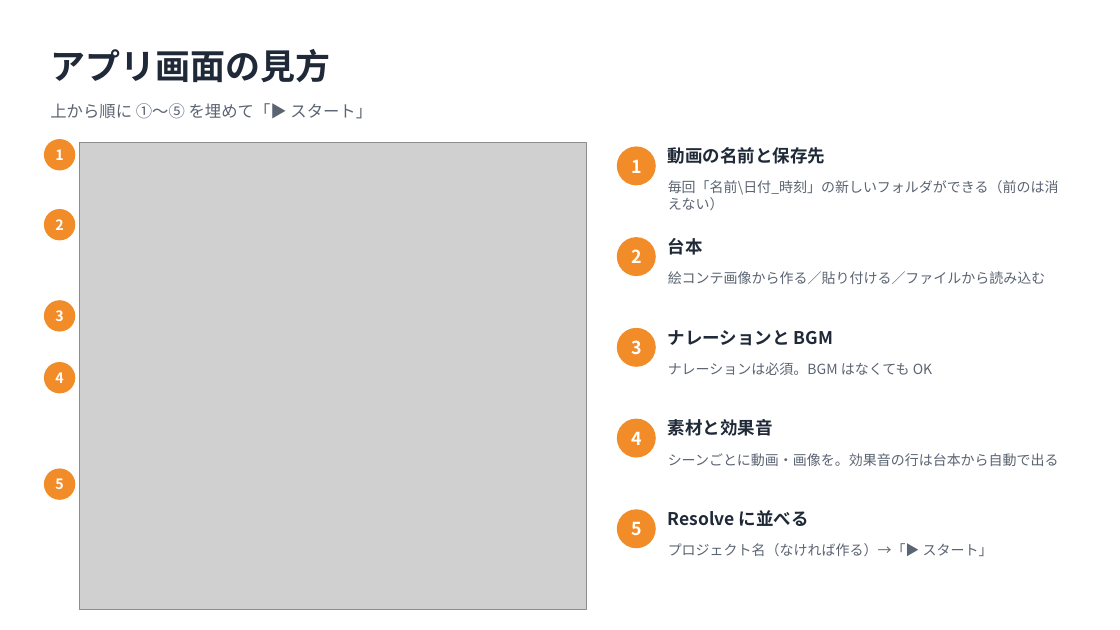
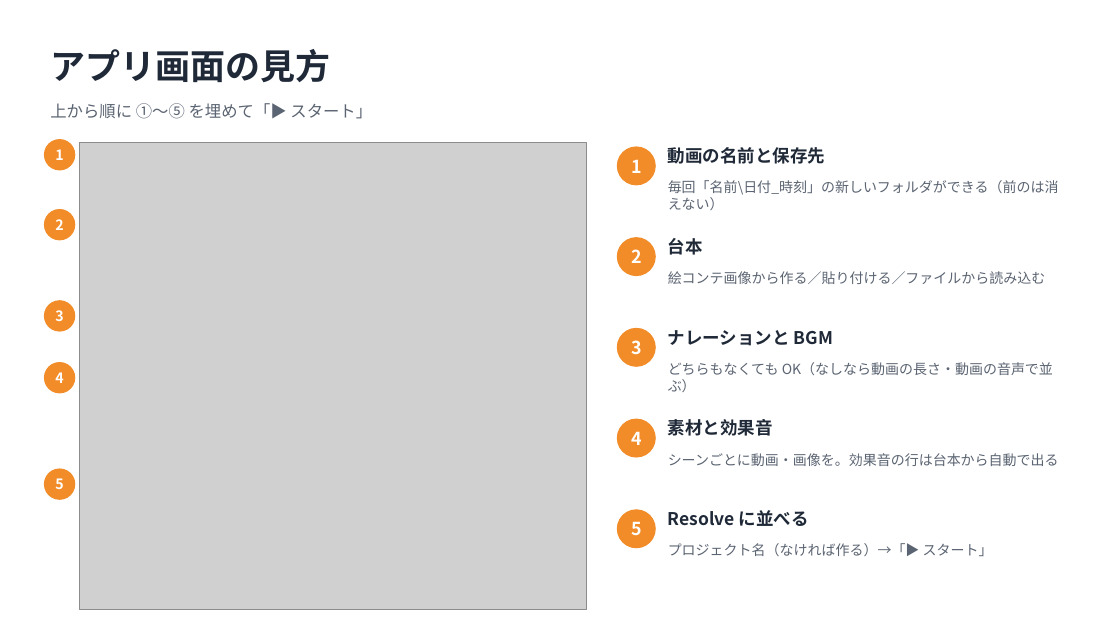
Before and after one commit to uru4848553-hub/my-first-project, a slide deck: slide 10 of 取扱説明書.pptx. Drawn at 1120x630 pixels with LibreOffice and Linux fonts; fonts in the diff are those of the drawing; grey boxes stand for pictures. Boxes give left, top, right and bottom in pixels: in the first picture for what was removed or moved away, otherwise in the second. Text is boxed around its words. In the diff, an @@ line names an element or a change of style, - is before the commit and + after.

```diff
--- a/取扱説明書.pptx
+++ b/取扱説明書.pptx
@@ text at [668,362,1053,392]: text changed @@
-ナレーションは必須。BGM はなくても OK
+どちらもなくても OK（なしなら動画の長さ・動画の音声で並ぶ）
```
Also in this commit, not shown: 1 other slide changed, 17 other files.
